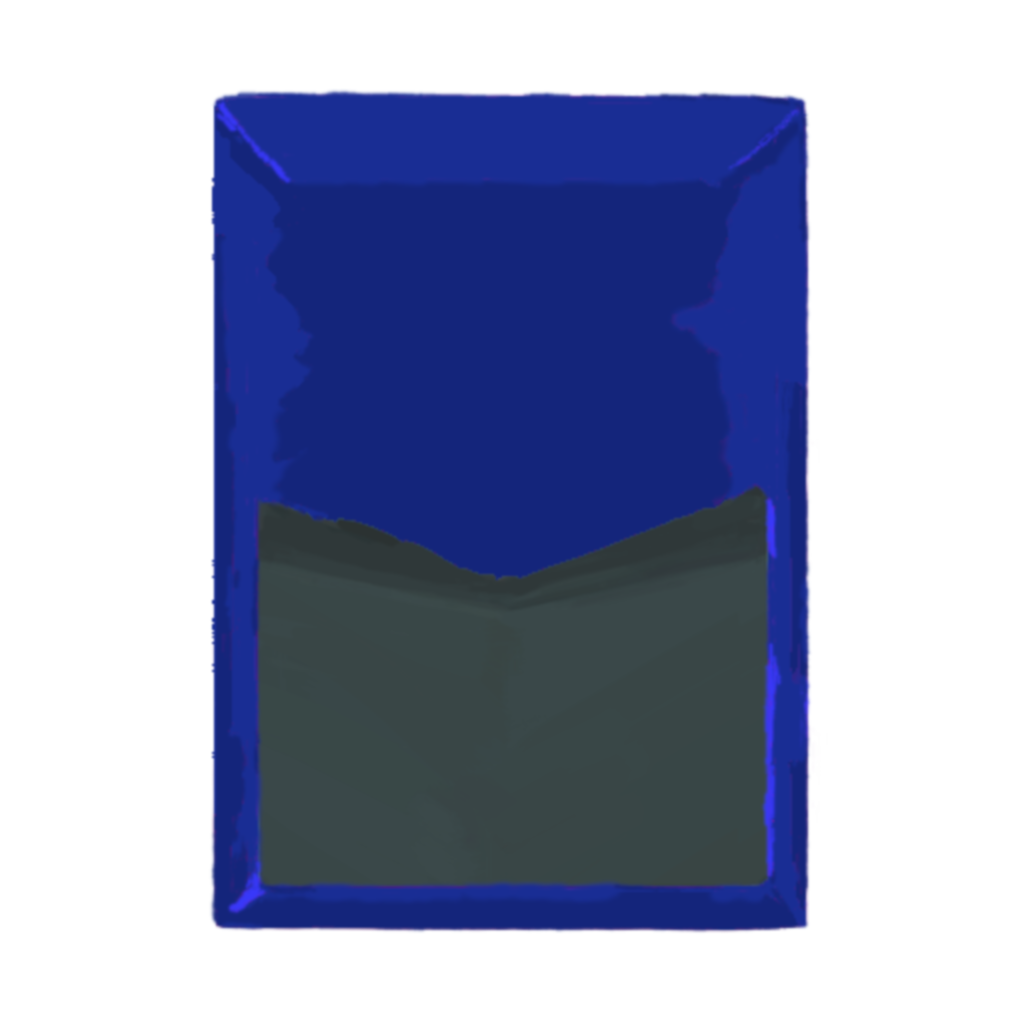
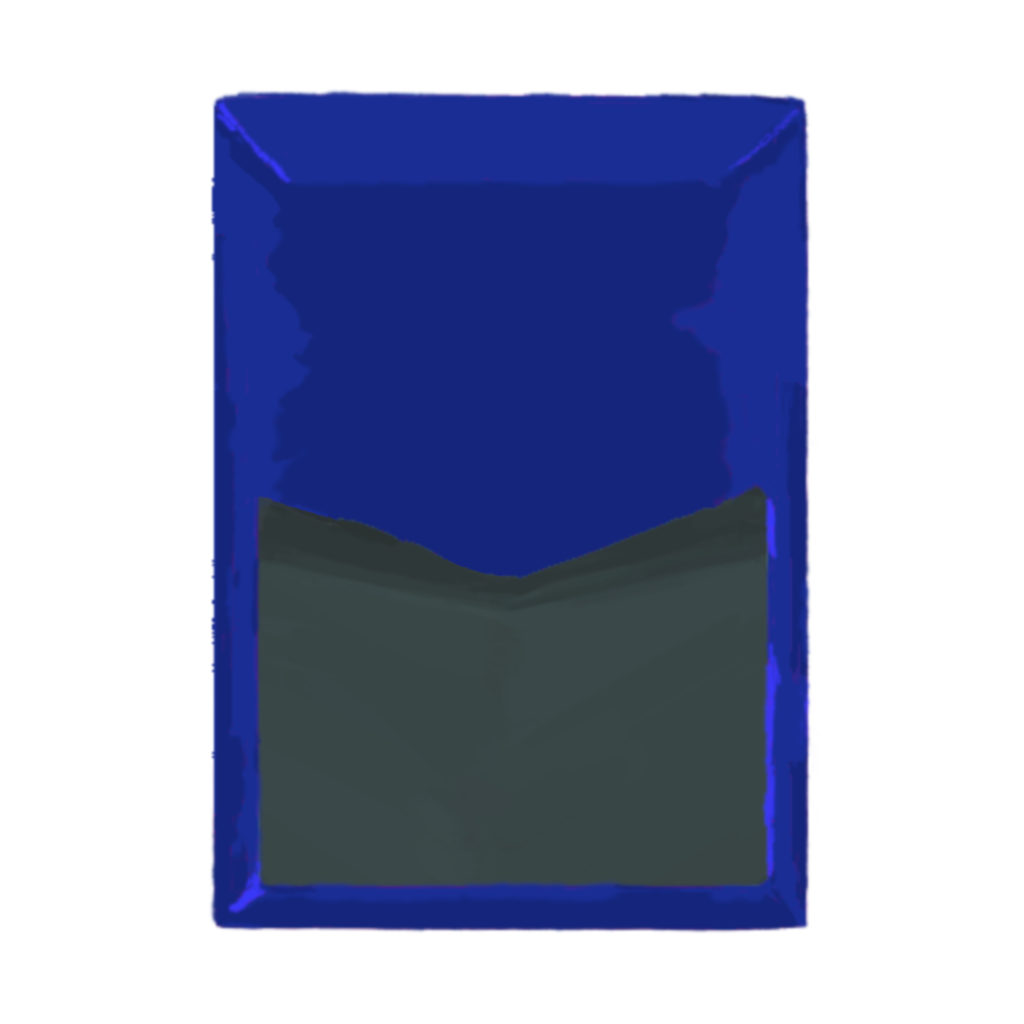
Layer changes from the first 1024 × 1024 image to the second:
painted on "bg_attack_blue.png" over [258, 496, 507, 581]
